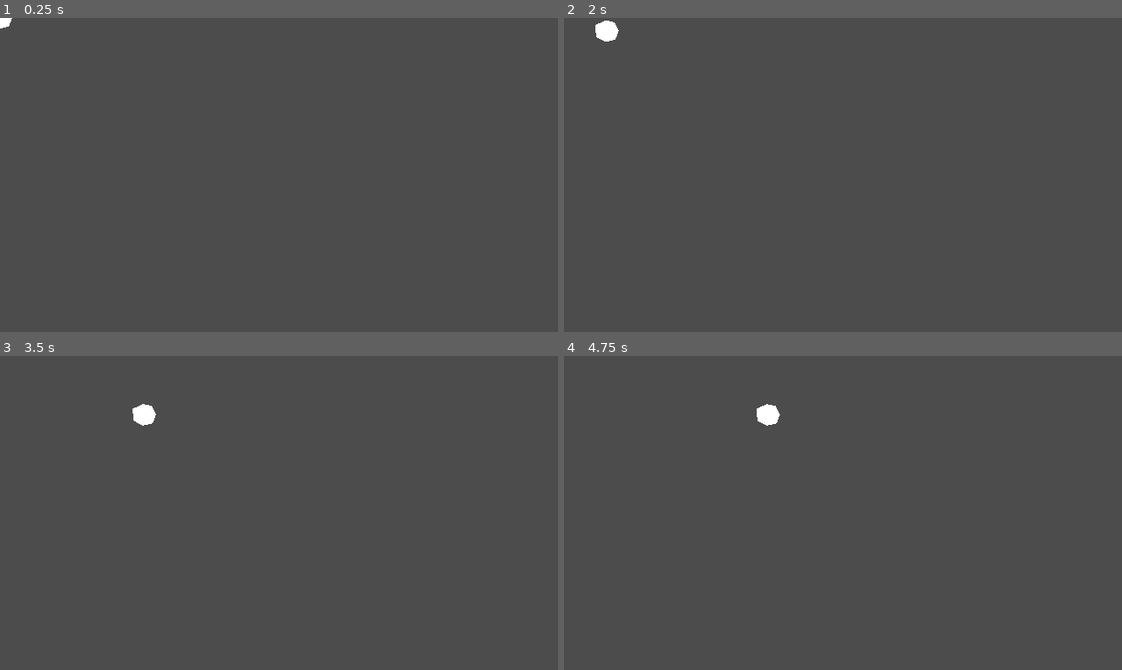
Above: before the commit, frames 1-4 (two rows, left to right).
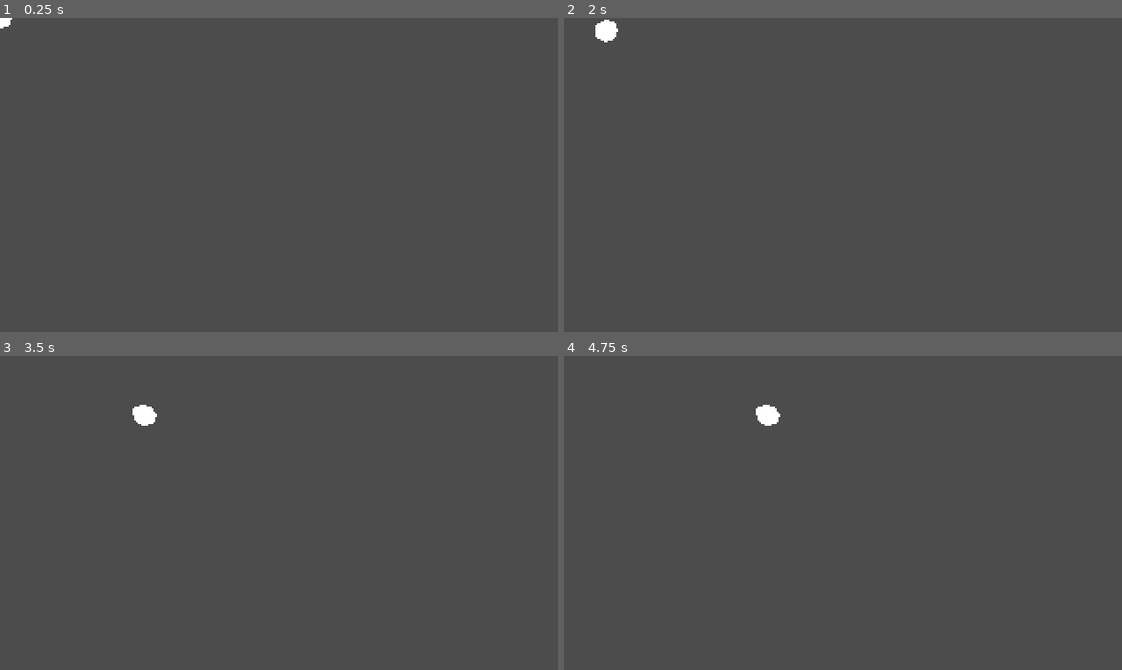
Above: after the commit, the same moments.

Repository: weresharks/krak-jam-2022
Game: Godot game, scene res://Main.tscn
The game is run twice, just before and just after one commit, with the same random seed, the same clock (stepped at 60 frames per second) and the same inputs.
Inputs:
- Up to frame 1 (0.25 s): no input
- Up to frame 2 (2 s): tap Enter at 0.5 s; hold Right (tank_right) 0.53-1.28 s; hold Down (tank_down) from 1.28 s (still down)
- Up to frame 3 (3.5 s): release Down (tank_down) at 2.03 s; hold Right (tank_right) 2.03-2.78 s; hold Up (tank_up) from 2.78 s (still down)
- Up to frame 4 (4.75 s): release Up (tank_up) at 3.53 s; hold Left (tank_left) from 3.53 s (still down)

The runs differ from the first frame. In frame 1, less than 0.1% of the frame differs, in the area x 0-3%, y 0-4%; in frame 2, less than 0.1%; in frame 3, less than 0.1%, in the area x 23-29%, y 15-23%; in frame 4, less than 0.1%.

Commit message:
Pixel perfect setup

Diff:
--- a/game/project.godot
+++ b/game/project.godot
@@ -18,7 +18,9 @@
 
 window/size/width=320
 window/size/height=180
-window/stretch/mode="2d"
+window/size/test_width=960
+window/size/test_height=540
+window/stretch/mode="viewport"
 window/stretch/aspect="keep"
 
 [editor_plugins]
@@ -48,10 +50,35 @@
  ]
 }
 
+[importer_defaults]
+
+texture={
+"compress/bptc_ldr": 0,
+"compress/hdr_mode": 0,
+"compress/lossy_quality": 0.7,
+"compress/mode": 0,
+"compress/normal_map": 0,
+"detect_3d": false,
+"flags/anisotropic": false,
+"flags/filter": false,
+"flags/mipmaps": false,
+"flags/repeat": 0,
+"flags/srgb": 2,
+"process/HDR_as_SRGB": false,
+"process/fix_alpha_border": true,
+"process/invert_color": false,
+"process/normal_map_invert_y": false,
+"process/premult_alpha": false,
+"size_limit": 0,
+"stream": false,
+"svg/scale": 1.0
+}
+
 [physics]
 
 common/enable_pause_aware_picking=true
 
 [rendering]
 
+2d/snapping/use_gpu_pixel_snap=true
 environment/default_environment="res://default_env.tres"
